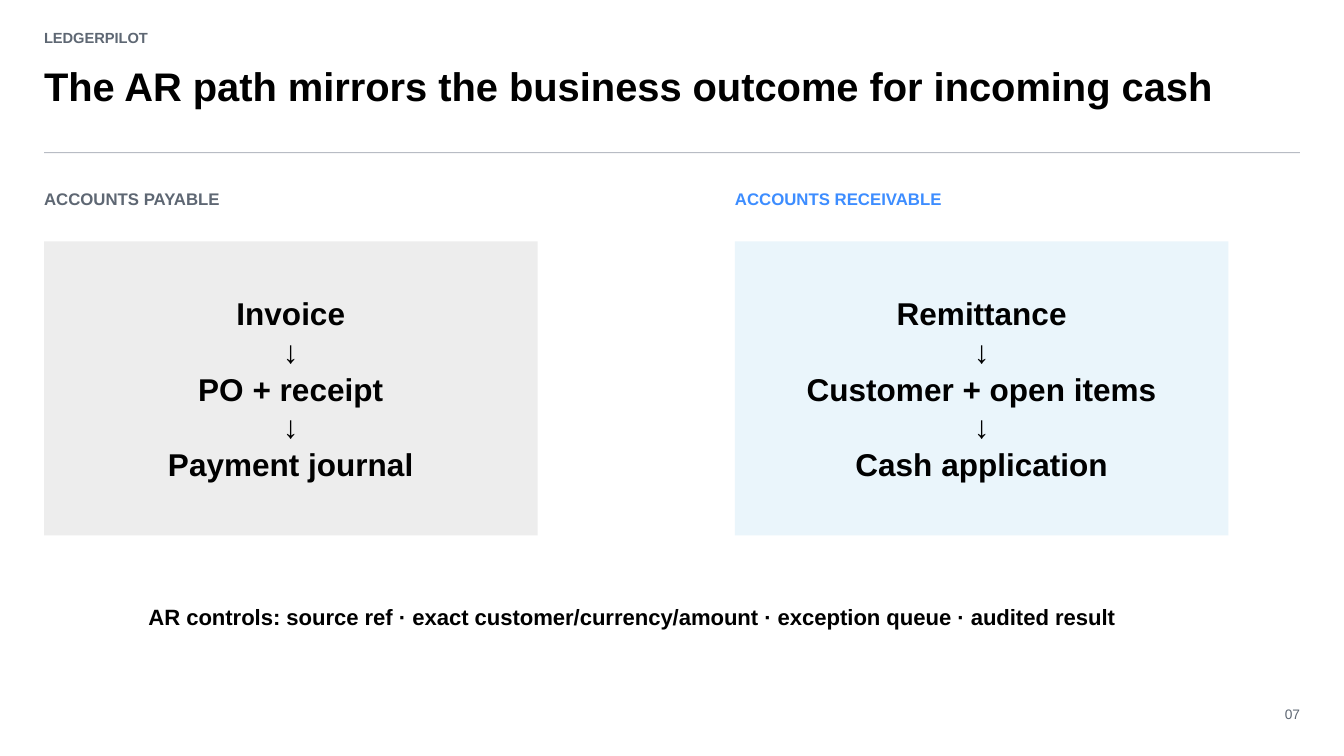
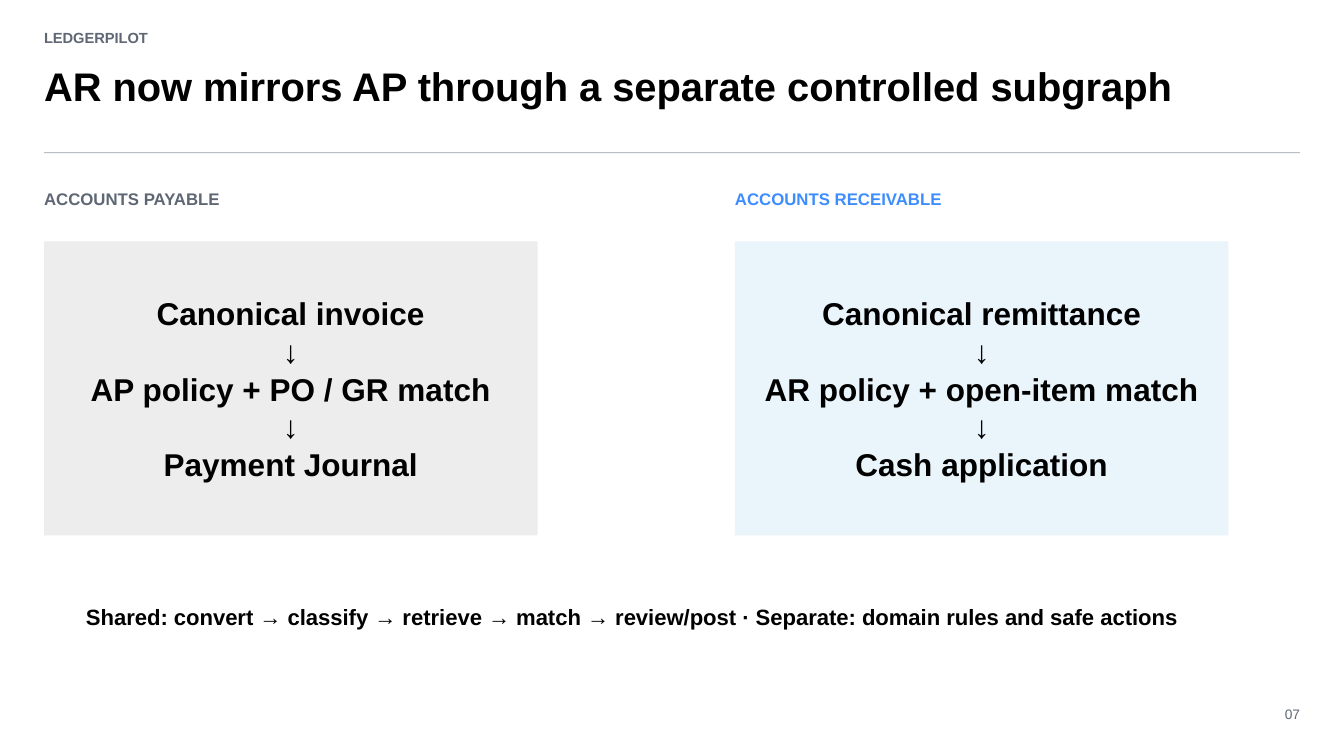
Before and after one commit to saifs1315/Agentic-Invoice-to-Payment, a slide deck: slide 7 of presentation/LedgerPilot_Assignment_Deck.pptx. Drawn at 1344x756 pixels with LibreOffice and Linux fonts; fonts in the diff are those of the drawing. Boxes give left, top, right and bottom in pixels: in the first picture for what was removed or moved away, otherwise in the second. Text is boxed around its words. In the diff, an @@ line names an element or a change of style, - is before the commit and + after.

```diff
--- a/presentation/LedgerPilot_Assignment_Deck.pptx
+++ b/presentation/LedgerPilot_Assignment_Deck.pptx
@@ text at <box>44,72,1172,110</box>: text changed @@
-The AR path mirrors the business outcome for incoming cash
+AR now mirrors AP through a separate controlled subgraph
@@ text in rectangle at <box>157,302,425,326</box>: text changed @@
-Invoice
+Canonical invoice
@@ text in rectangle at <box>822,302,1140,326</box>: text changed @@
-Remittance
+Canonical remittance
@@ text in rectangle at <box>91,378,490,407</box>: text changed @@
-PO + receipt
+AP policy + PO / GR match
@@ text in rectangle at <box>765,378,1198,407</box>: text changed @@
-Customer + open items
+AR policy + open-item match
@@ text in rectangle at <box>164,453,418,482</box>: text changed @@
-Payment journal
+Payment Journal
@@ text at <box>86,609,1177,630</box>: text changed @@
-AR controls: source ref · exact customer/currency/amount · exception queue · audited result
+Shared: convert → classify → retrieve → match → review/post · Separate: domain rules and safe actions
```
Also in this commit, not shown: 9 other slides changed, 51 other files.
